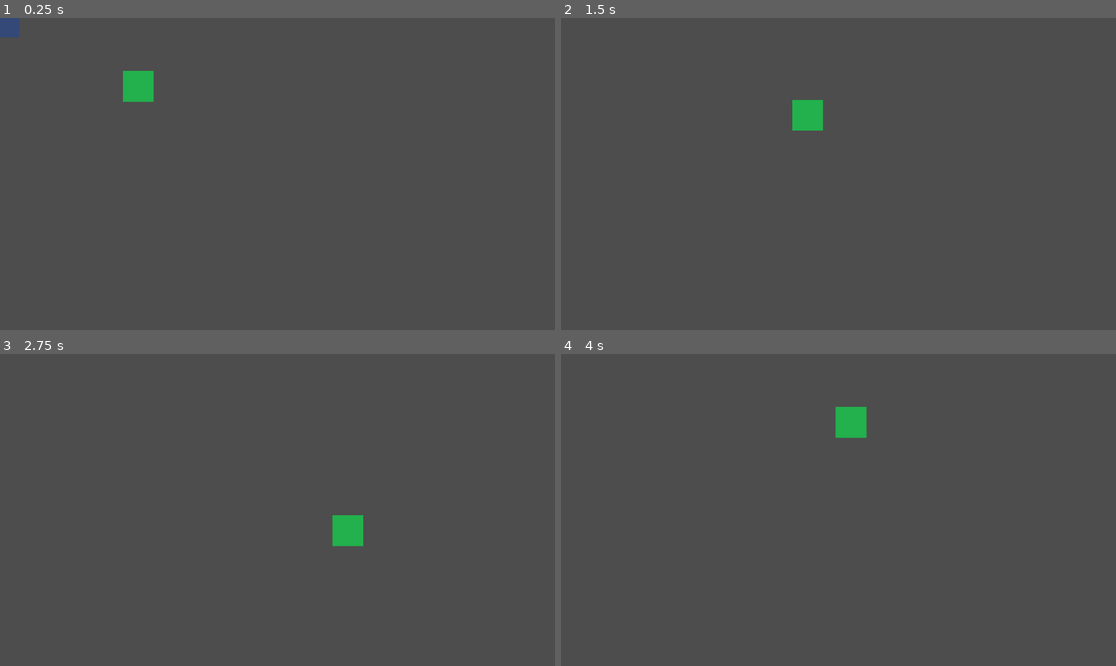
Above: before the commit, frames 1-4 (two rows, left to right).
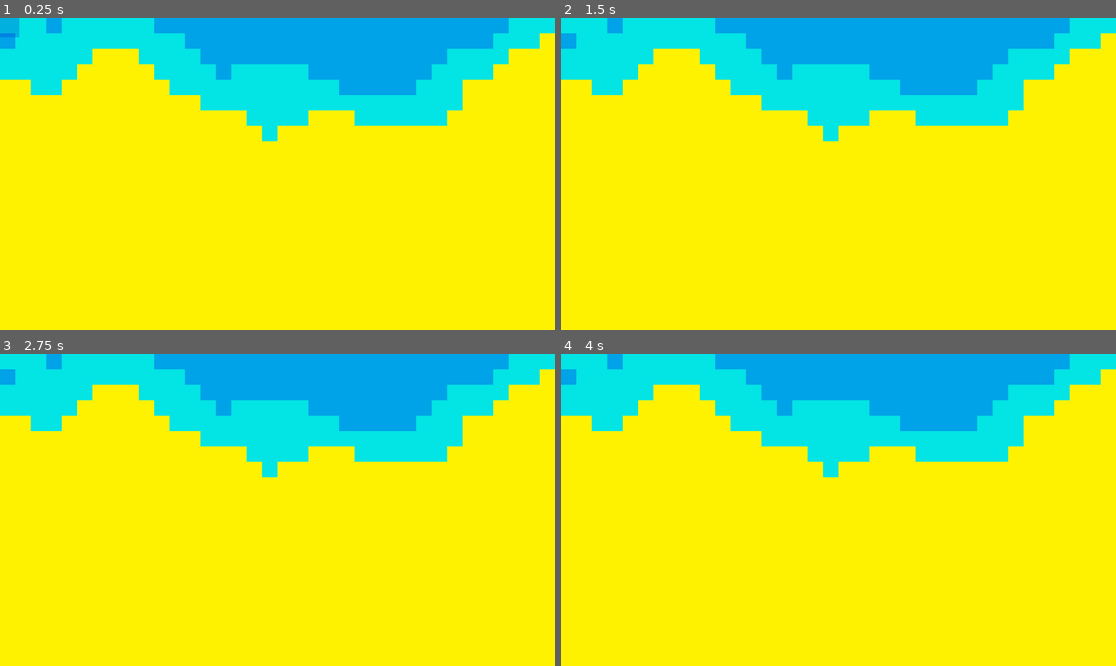
Above: after the commit, the same moments.

Repository: edenYosef1990/myGodotGame
Game: Godot game, scene res://MainScene.tscn
Two runs of this game, one before a commit and one after it. Both use one fixed random seed, a clock stepped at 60 frames per second and the inputs below.
Inputs (mouse positions are in pixels of both pictures, inside the frame that each line leads up to):
- Up to frame 1 (0.25 s): no input
- Up to frame 2 (1.5 s): tap Enter at 0.5 s; move the mouse to (960, 158) at 0.52 s; hold Right (ui_right) 0.53-1.28 s; click (960, 158) at 0.67 s; move the mouse to (727, 189) at 1.27 s; hold Down (ui_down) from 1.28 s (still down)
- Up to frame 3 (2.75 s): move the mouse to (333, 441) at 2.02 s; release Down (ui_down) at 2.03 s; hold Right (ui_right) from 2.03 s (still down)
- Up to frame 4 (4 s): move the mouse to (810, 572) at 2.77 s; release Right (ui_right) at 2.78 s; hold Up (ui_up) 2.78-3.53 s; click (810, 572) at 2.92 s; move the mouse to (1005, 556) at 3.52 s; hold Left (ui_left) from 3.53 s (still down)

The runs differ from the first frame. In frame 1, 100% of the frame differs, in the area x 0-100%, y 0-100%; in frame 2, 100%; in frame 3, 100%; in frame 4, 100%.

Commit message:
noise map working

Diff:
--- a/MainScene.tscn
+++ b/MainScene.tscn
@@ -13,69 +13,34 @@
 1:0/0 = 0
 2:0/0 = 0
 3:0/0 = 0
-4:0/0 = 0
-5:0/0 = 0
-6:0/0 = 0
-7:0/0 = 0
-8:0/0 = 0
-9:0/0 = 0
-10:0/0 = 0
-11:0/0 = 0
-12:0/0 = 0
-13:0/0 = 0
-14:0/0 = 0
-15:0/0 = 0
 0:1/0 = 0
 1:1/0 = 0
 2:1/0 = 0
 3:1/0 = 0
-4:1/0 = 0
-5:1/0 = 0
-6:1/0 = 0
-7:1/0 = 0
-8:1/0 = 0
-9:1/0 = 0
-10:1/0 = 0
-11:1/0 = 0
-12:1/0 = 0
-13:1/0 = 0
-14:1/0 = 0
-15:1/0 = 0
 0:2/0 = 0
 1:2/0 = 0
 2:2/0 = 0
 3:2/0 = 0
-4:2/0 = 0
-5:2/0 = 0
-6:2/0 = 0
-7:2/0 = 0
-8:2/0 = 0
-9:2/0 = 0
-10:2/0 = 0
-11:2/0 = 0
-12:2/0 = 0
-13:2/0 = 0
-14:2/0 = 0
-15:2/0 = 0
 0:3/0 = 0
 1:3/0 = 0
 2:3/0 = 0
 3:3/0 = 0
-4:3/0 = 0
-5:3/0 = 0
-6:3/0 = 0
-7:3/0 = 0
-8:3/0 = 0
-9:3/0 = 0
-10:3/0 = 0
-11:3/0 = 0
-12:3/0 = 0
-13:3/0 = 0
-14:3/0 = 0
-15:3/0 = 0
+
+[sub_resource type="TileSetAtlasSource" id="TileSetAtlasSource_cwrn5"]
+texture = ExtResource("3_msiol")
+0:0/size_in_atlas = Vector2i(2, 2)
+0:0/0 = 0
+4:0/size_in_atlas = Vector2i(2, 2)
+4:0/0 = 0
+8:0/size_in_atlas = Vector2i(2, 2)
+8:0/0 = 0
+12:0/size_in_atlas = Vector2i(2, 2)
+12:0/0 = 0
 
 [sub_resource type="TileSet" id="TileSet_hnalv"]
+tile_size = Vector2i(32, 32)
 sources/0 = SubResource("TileSetAtlasSource_demno")
+sources/1 = SubResource("TileSetAtlasSource_cwrn5")
 
 [node name="MainScene" type="Node2D"]
 
--- a/TileMapInit.gd
+++ b/TileMapInit.gd
@@ -2,17 +2,33 @@
 
 var noise = FastNoiseLite.new()
 
+func foo(val: float):
+	val = val * 13
+	val = min(val,1)
+	val = max(val,-1)
+	return val
+
 func create_noise(x_pos: int, y_pos: int, width: int, height: int):
+	#noise.cellular_distance_function = FastNoiseLite.DISTANCE_EUCLIDEAN
+	#noise.cellular_return_type =FastNoiseLite.RETURN_DISTANCE
+	#noise.domain_warp_amplitude = 4.200
+	#noise.domain_warp_frequency = 0.614
+	#noise.fractal_gain = 0.150
+	#noise.fractal_ping_pong_strength = 0.83
+	#noise.fractal_lacunarity = 4.050
+	#noise.noise_type = FastNoiseLite.TYPE_PERLIN
+	#noise.cellular_jitter = 0.881
 	for x in range(width):
 		for y in range(height):
-			var noiseVal = (noise.get_noise_2d(x+x_pos, y+y_pos) + 1) * 2;
+			var val = noise.get_noise_2d(x+x_pos, y+y_pos);
+			var noiseVal = floori((foo(val) + 1) * 1);
 			print(noiseVal)
-			set_cell(1, Vector2i(x + x_pos, y + y_pos), 1)
+			set_cell(0, Vector2i(x + x_pos, y + y_pos), 1, Vector2i(4 * noiseVal ,0))
 
 # Called when the node enters the scene tree for the first time.
 func _ready():
 	print("hello")
-	create_noise(0,0,15,15)
+	create_noise(0,0,100,100)
 	pass # Replace with function body.
 
 
--- /dev/null
+++ b/node_2d.tscn
@@ -0,0 +1,40 @@
+[gd_scene load_steps=8 format=3 uid="uid://bcwpn4bl3oe7j"]
+
+[ext_resource type="PackedScene" uid="uid://c5vcalhgmq7uk" path="res://tank.tscn" id="1_3taq7"]
+[ext_resource type="Script" path="res://GameManager.gd" id="2_ogth4"]
+[ext_resource type="PackedScene" path="res://selection_rectangle.tscn" id="3_yx3ci"]
+[ext_resource type="Texture2D" uid="uid://cxawcqkiik5qd" path="res://Assets/tiles.png" id="4_76utr"]
+[ext_resource type="Script" path="res://TileMapInit.gd" id="5_yy4tu"]
+
+[sub_resource type="TileSetAtlasSource" id="TileSetAtlasSource_bl41g"]
+texture = ExtResource("4_76utr")
+0:0/size_in_atlas = Vector2i(4, 4)
+0:0/0 = 0
+4:0/size_in_atlas = Vector2i(4, 4)
+4:0/0 = 0
+8:0/size_in_atlas = Vector2i(4, 4)
+8:0/0 = 0
+12:0/size_in_atlas = Vector2i(4, 4)
+12:0/0 = 0
+
+[sub_resource type="TileSet" id="TileSet_leppq"]
+sources/0 = SubResource("TileSetAtlasSource_bl41g")
+
+[node name="Node2D" type="Node2D"]
+
+[node name="Tank" parent="." instance=ExtResource("1_3taq7")]
+position = Vector2(287, 142)
+
+[node name="GameManager" type="Node" parent="."]
+unique_name_in_owner = true
+script = ExtResource("2_ogth4")
+
+[node name="SelectionRectangle" parent="GameManager" instance=ExtResource("3_yx3ci")]
+modulate = Color(1, 1, 1, 0.458824)
+self_modulate = Color(1, 1, 1, 0.341176)
+position = Vector2(256, 102)
+
+[node name="TileMap" type="TileMap" parent="."]
+tile_set = SubResource("TileSet_leppq")
+format = 2
+script = ExtResource("5_yy4tu")
--- /dev/null
+++ b/tank.tscn
@@ -0,0 +1,17 @@
+[gd_scene load_steps=4 format=3 uid="uid://c5vcalhgmq7uk"]
+
+[ext_resource type="Script" path="res://tank.gd" id="1_6ep81"]
+[ext_resource type="Texture2D" path="res://Tank.png" id="1_38utt"]
+
+[sub_resource type="RectangleShape2D" id="RectangleShape2D_m30dc"]
+size = Vector2(63, 59)
+
+[node name="Tank" type="CharacterBody2D"]
+script = ExtResource("1_6ep81")
+
+[node name="Sprite2D" type="Sprite2D" parent="."]
+texture = ExtResource("1_38utt")
+
+[node name="CollisionShape2D" type="CollisionShape2D" parent="."]
+position = Vector2(-0.5, -0.5)
+shape = SubResource("RectangleShape2D_m30dc")
Not shown: 1 places in MainScene.tscn that only renumber resources
